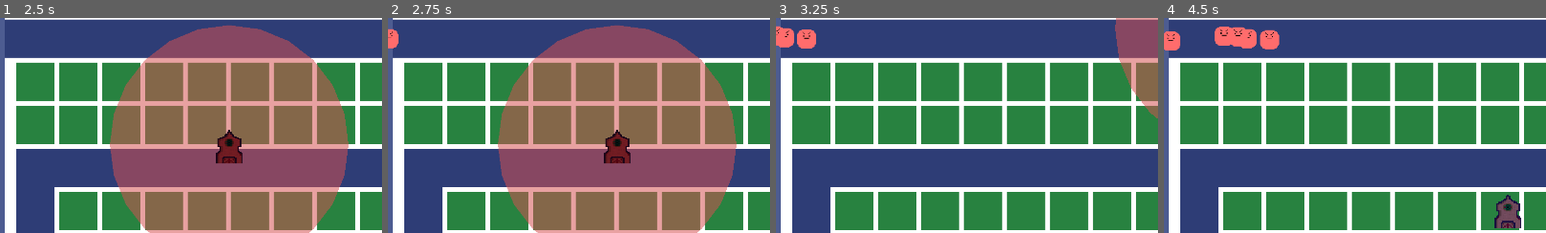
Above: before the commit, frames 1-4 (left to right).
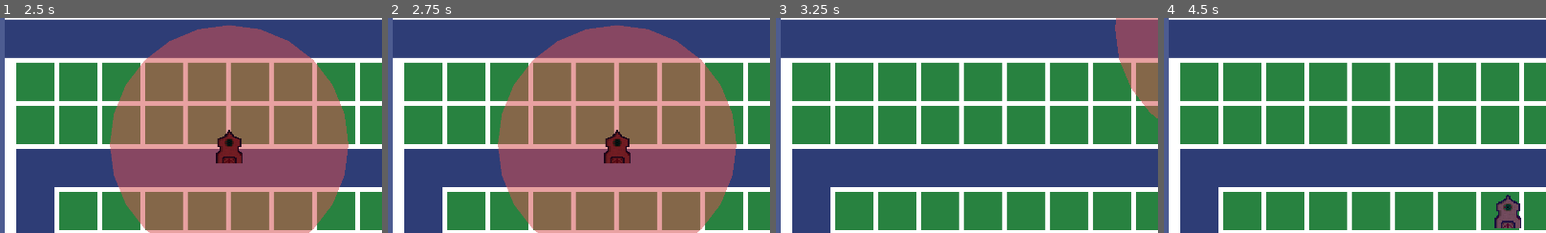
Above: after the commit, the same moments.

Repository: Pandem-Games/BindingTower
Game: Godot game, scene res://Nodes/Scenes/Menu/TitleScreen.tscn
Two runs of this game, one before a commit and one after it. Both use one fixed random seed, a clock stepped at 60 frames per second and the inputs below. The engine's default icon, where the game draws it, is replaced by a stand-in: a white triangle on a blue panel in a dark square.
Inputs (mouse positions are % of the whole screen's width and height, from its top left):
- Up to frame 1 (2.5 s): click "New Game" at 0.5 s; tap Enter at 1.25 s; move the mouse to (42, 94) at 1.27 s; click (42, 94) at 1.42 s; tap Space (ui_select) at 1.52, 2, 2.27 s; move the mouse to (30, 55) at 2.02 s; click (30, 55) at 2.17 s
- Up to frame 2 (2.75 s): no input
- Up to frame 3 (3.25 s): tap Enter at 2.75 s; move the mouse to (60, 28) at 2.77 s; click (60, 28) at 2.92 s
- Up to frame 4 (4.5 s): move the mouse to (45, 70) at 3.52 s; click (45, 70) at 3.67 s; tap Space (ui_select) at 3.77 s; move the mouse to (80, 65) at 4.27 s; click (80, 65) at 4.42 s
The pictures show only the part of the screen within x 0-50%, y 26-76%; the shares and areas given below are measured in that part.

Frame 1 is identical in both runs. In frame 2, 0.2% of the frame differs, in the area x 0-3%, y 4-15%; in frame 3, 0.8%; in frame 4, 1.8%, in the area x 0-31%, y 4-16%.
Error after the commit: Parse Error: The identifier "EnemyPath" isn't a valid type (not a script or class), or couldn't be found on base "self". (res://Scripts/Spawner.gd:37)

Commit message:
Removing class_names

Diff:
--- a/Scripts/DamageNumber.gd
+++ b/Scripts/DamageNumber.gd
@@ -1,6 +1,4 @@
 extends Node2D
-
-class_name DamageNumber
 
 # Variables
 onready var label := $DamageNumber
--- a/Scripts/EnemyPath.gd
+++ b/Scripts/EnemyPath.gd
@@ -1,6 +1,4 @@
 extends Node2D
-
-class_name EnemyPath
 
 # Variables
 var curve: Curve2D
--- a/Scripts/Spawner.gd
+++ b/Scripts/Spawner.gd
@@ -1,6 +1,4 @@
 extends Node2D
-
-class_name Spawner
 
 # Constants
 const NUM_ENEMIES = 5
--- a/project.godot
+++ b/project.godot
@@ -8,26 +8,9 @@
 
 config_version=4
 
-_global_script_classes=[ {
-"base": "Node2D",
-"class": "DamageNumber",
-"language": "GDScript",
-"path": "res://Scripts/DamageNumber.gd"
-}, {
-"base": "Node2D",
-"class": "EnemyPath",
-"language": "GDScript",
-"path": "res://Scripts/EnemyPath.gd"
-}, {
-"base": "Node2D",
-"class": "Spawner",
-"language": "GDScript",
-"path": "res://Scripts/Spawner.gd"
-} ]
+_global_script_classes=[  ]
 _global_script_class_icons={
-"DamageNumber": "",
-"EnemyPath": "",
-"Spawner": ""
+
 }
 
 [application]
